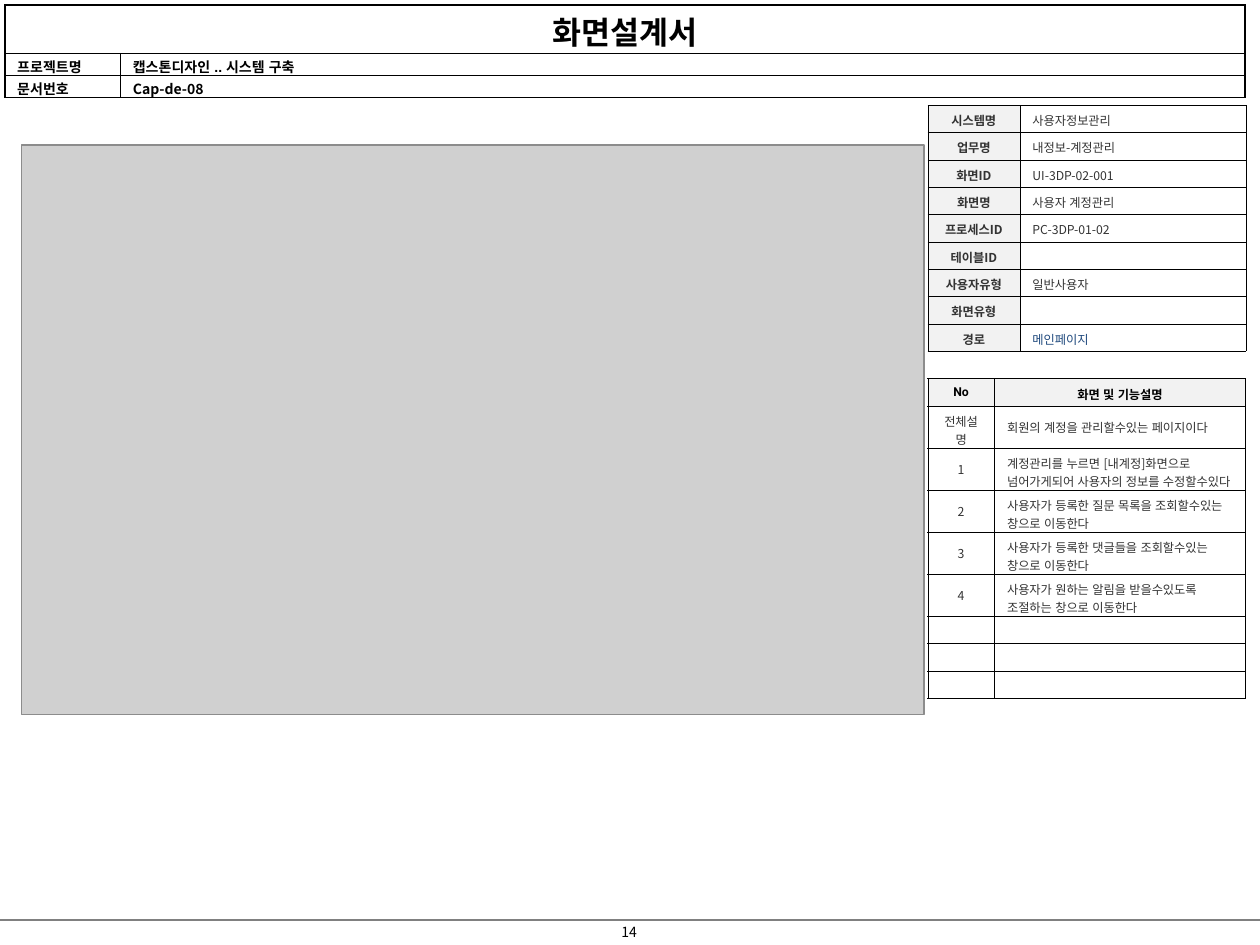
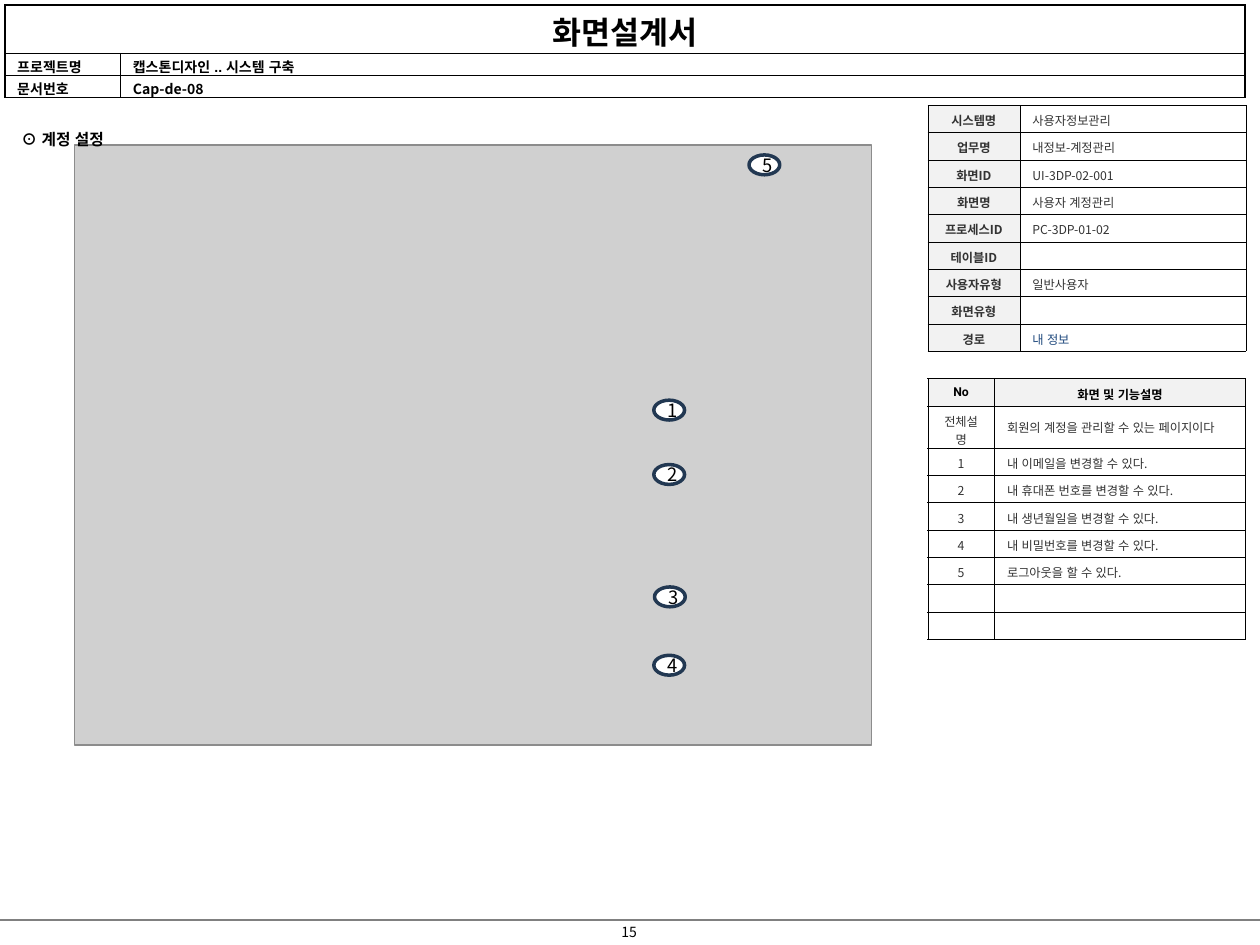
Before and after one commit to jiyong706/debug, a slide deck: slide 15 of debug 산출물/화면 설계서/2024_05_22화면설계서-V0.1.2.pptx (slide 14 before the commit). Drawn at 1260x945 pixels with LibreOffice and Linux fonts; fonts in the diff are those of the drawing; grey boxes stand for pictures. Boxes give left, top, right and bottom in pixels: in the first picture for what was removed or moved away, otherwise in the second. Text is boxed around its words. In the diff, an @@ line names an element or a change of style, - is before the commit and + after.

```diff
--- a/debug 산출물/화면 설계서/2024_05_22화면설계서-V0.1.2.pptx
+++ b/debug 산출물/화면 설계서/2024_05_22화면설계서-V0.1.2.pptx
@@ table at (927,106,1246,352) @@
-row 9, column 2: 메인페이지
+row 9, column 2: 내 정보
@@ text added at (42,129,104,147), 9 pt, text #000000, bold @@
+⊙ 계정 설정
@@ picture: place and size @@
-picture at (21,145,924,714)
+picture at (74,145,872,745)
@@ ellipse added at (748,155,779,175), fill #FFFFFF, outline #233953 2 pt, 10.5 pt, text #000000 @@
+5
@@ table at (927,379,1245,640) @@
-row 2: 전체설명 | 회원의 계정을 관리할수있는 페이지이다
-row 3: 1 | 계정관리를 누르면 [내계정]화면으로 넘어가게되어 사용자의 정보를 수정할수있다
-row 4: 2 | 사용자가 등록한 질문 목록을 조회할수있는 창으로 이동한다
-row 5: 3 | 사용자가 등록한 댓글들을 조회할수있는 창으로 이동한다
-row 6: 4 | 사용자가 원하는 알림을 받을수있도록 조절하는 창으로 이동한다
+row 2: 전체설명 | 회원의 계정을 관리할 수 있는 페이지이다
+row 3: 1 | 내 이메일을 변경할 수 있다.
+row 4: 2 | 내 휴대폰 번호를 변경할 수 있다.
+row 5: 3 | 내 생년월일을 변경할 수 있다.
+row 6: 4 | 내 비밀번호를 변경할 수 있다.
+row 7: 5 | 로그아웃을 할 수 있다.
-row 9:  | 
@@ ellipse added at (654,401,684,421), fill #FFFFFF, outline #233953 2 pt, 10.5 pt, text #000000 @@
+1
@@ ellipse added at (654,465,684,485), fill #FFFFFF, outline #233953 2 pt, 10.5 pt, text #000000 @@
+2
@@ ellipse added at (655,587,685,607), fill #FFFFFF, outline #233953 2 pt, 10.5 pt, text #000000 @@
+3
@@ ellipse added at (654,655,684,675), fill #FFFFFF, outline #233953 2 pt, 10.5 pt, text #000000 @@
+4
@@ page number at (621,926,637,937): text changed @@
-14
+15
```
Also in this commit, not shown: 16 other slides changed, 2 slides added, 2 slides removed.
